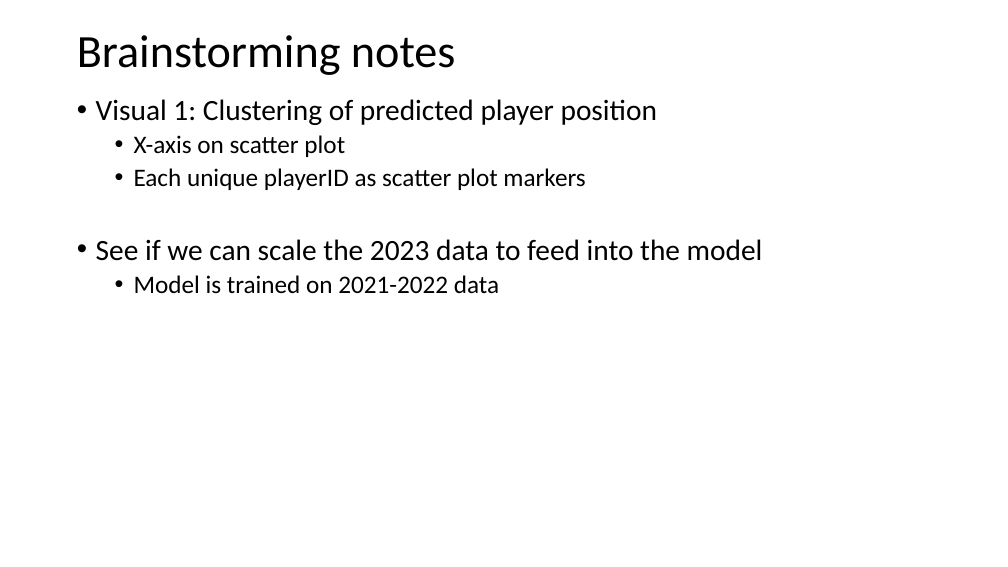
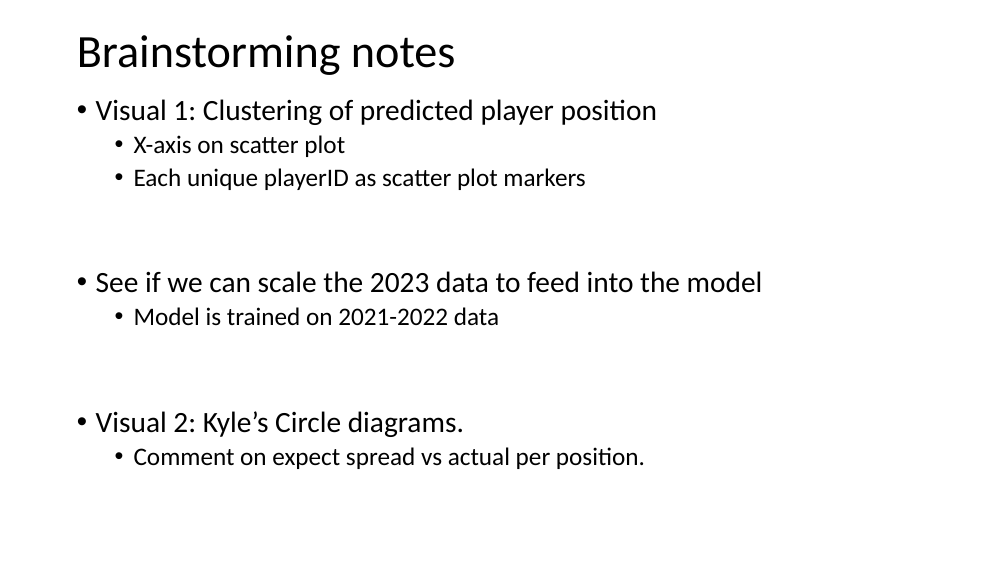
Before and after one commit to Evdawg/Project_4_FF_ML, a slide deck: slide 3 of Project_3_outline.pptm. Drawn at 1008x567 pixels with LibreOffice and Linux fonts; fonts in the diff are those of the drawing. Boxes give left, top, right and bottom in pixels: in the first picture for what was removed or moved away, otherwise in the second. Text is boxed around its words. In the diff, an @@ line names an element or a change of style, - is before the commit and + after.

```diff
--- a/Project_3_outline.pptm
+++ b/Project_3_outline.pptm
@@ text at bbox=[96, 411, 645, 469]: paragraphs added @@
+• Visual 2: Kyle’s Circle diagrams.
+  • Comment on expect spread vs actual per position.
```
Also in this commit, not shown: 5 other slides changed, 1 slide added, 2 other files.
